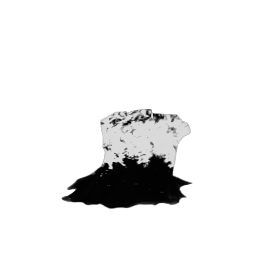
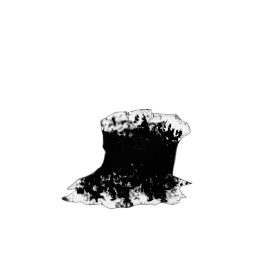
Revision of a layered (256, 256) image; what changed, layer by layer:
renamed "Background" to "Background #1", painted on it over (64, 109, 191, 209)
